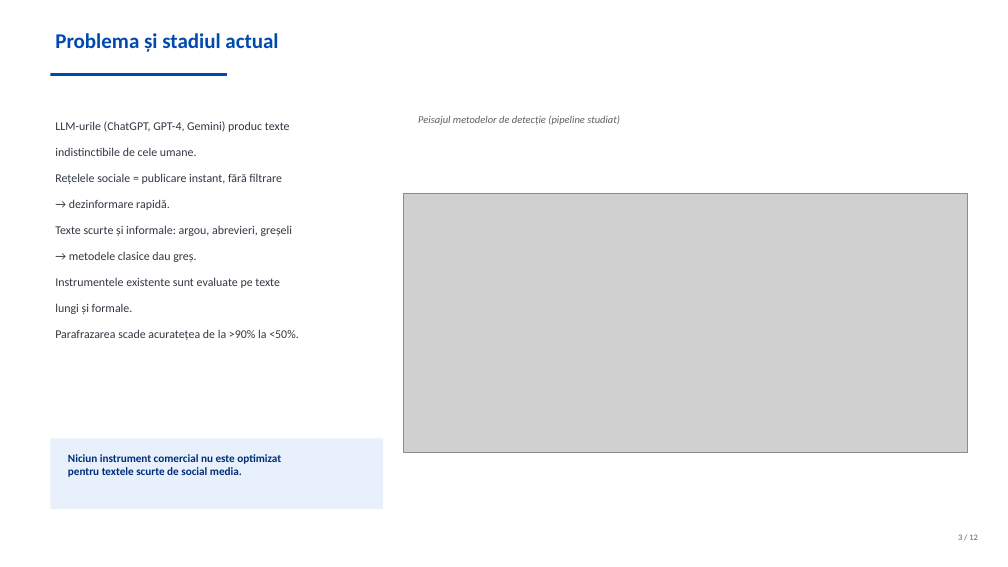
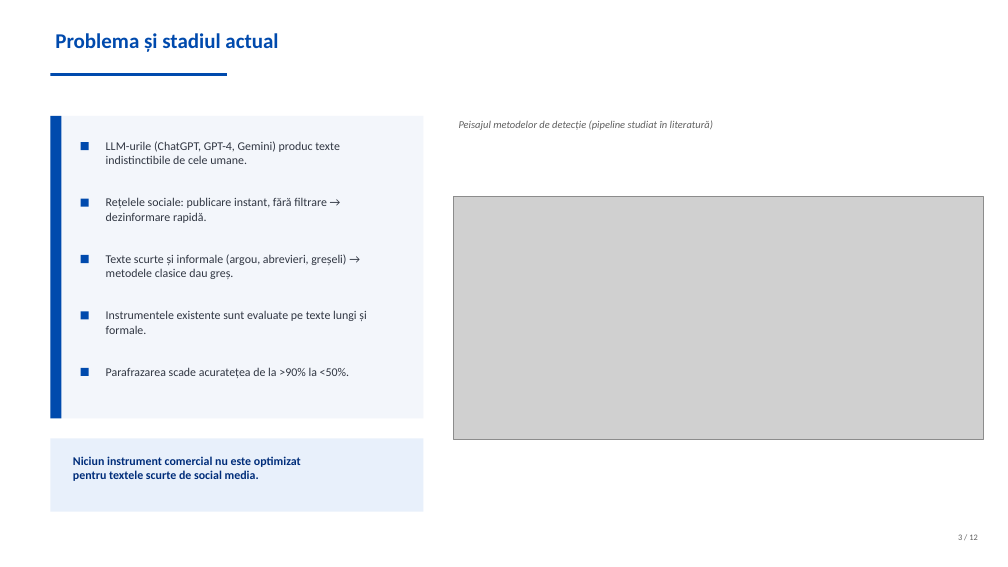
Before and after one commit to viobianca-stack/licenta, a slide deck: slide 3 of Prezentare_Licenta_Template.pptx. Drawn at 1008x567 pixels with LibreOffice and Linux fonts; fonts in the diff are those of the drawing; grey boxes stand for pictures. Boxes give left, top, right and bottom in pixels: in the first picture for what was removed or moved away, otherwise in the second. Text is boxed around its words. In the diff, an @@ line names an element or a change of style, - is before the commit and + after.

```diff
--- a/Prezentare_Licenta_Template.pptx
+++ b/Prezentare_Licenta_Template.pptx
@@ rectangle: place and size @@
-rectangle at (55, 121, 299, 340)
+rectangle at (50, 116, 423, 418)
@@ rectangle at (50, 116, 423, 418): fill none to #F3F6FB @@
@@ rectangle added at (50, 116, 61, 418), fill #004AAD @@
@@ text in rectangle at (55, 121, 299, 340): text removed @@
-LLM-urile (ChatGPT, GPT-4, Gemini) produc texte
-indistinctibile de cele umane.
-Rețelele sociale = publicare instant, fără filtrare
-→ dezinformare rapidă.
-Texte scurte și informale: argou, abrevieri, greșeli
-→ metodele clasice dau greș.
-Instrumentele existente sunt evaluate pe texte
-lungi și formale.
-Parafrazarea scade acuratețea de la >90% la <50%.
@@ rectangle added at (81, 142, 89, 150), fill #004AAD @@
@@ text added at (106, 141, 340, 164), 17 pt, text #303642 @@
+LLM-urile (ChatGPT, GPT-4, Gemini) produc texte indistinctibile de cele umane.
@@ text at (459, 120, 713, 130): text changed @@
-Peisajul metodelor de detecție (pipeline studiat)
+Peisajul metodelor de detecție (pipeline studiat în literatură)
@@ rectangle added at (81, 199, 89, 207), fill #004AAD @@
@@ text added at (106, 197, 327, 223), 17 pt, text #303642 @@
+Rețelele sociale: publicare instant, fără filtrare → dezinformare rapidă.
@@ rectangle: place and size @@
-rectangle at (394, 184, 977, 461)
+rectangle at (445, 187, 992, 448)
@@ picture: place and size @@
-picture at (403, 193, 968, 452)
+picture at (454, 196, 983, 438)
@@ rectangle added at (81, 255, 89, 263), fill #004AAD @@
@@ text added at (106, 254, 346, 279), 17 pt, text #303642 @@
+Texte scurte și informale (argou, abrevieri, greșeli) → metodele clasice dau greș.
@@ rectangle added at (81, 311, 89, 320), fill #004AAD @@
@@ text added at (106, 310, 366, 334), 17 pt, text #303642 @@
+Instrumentele existente sunt evaluate pe texte lungi și formale.
@@ rectangle added at (81, 368, 89, 376), fill #004AAD @@
@@ text added at (106, 367, 350, 378), 17 pt, text #303642 @@
+Parafrazarea scade acuratețea de la >90% la <50%.
@@ rectangle: place and size @@
-rectangle at (50, 438, 383, 509)
+rectangle at (50, 438, 423, 512)
@@ text "Niciun instrument comercial nu este ..." at (73, 456, 301, 481): size 16 to 17 pt @@
```
Also in this commit, not shown: 1 other slide changed, 2 other files.
